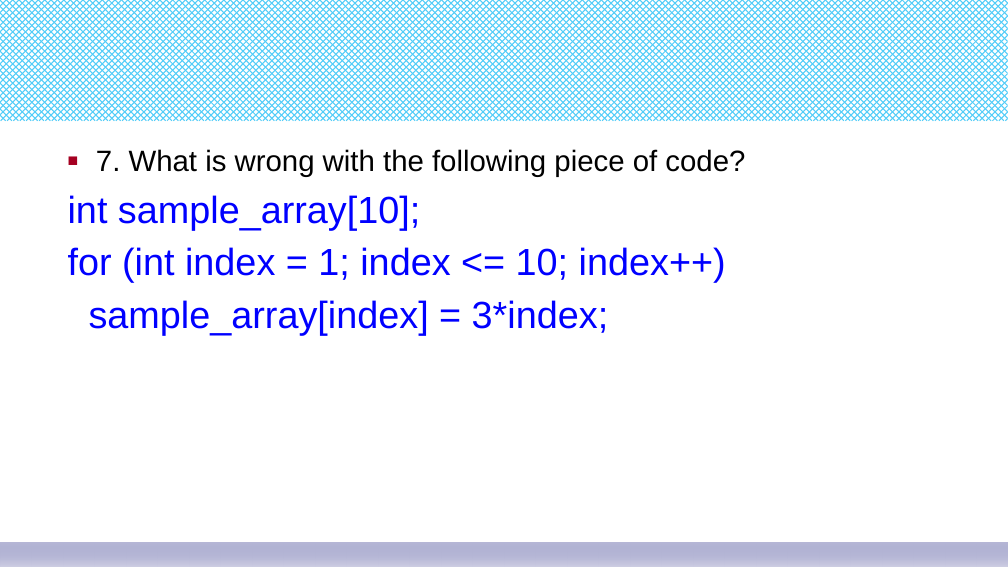
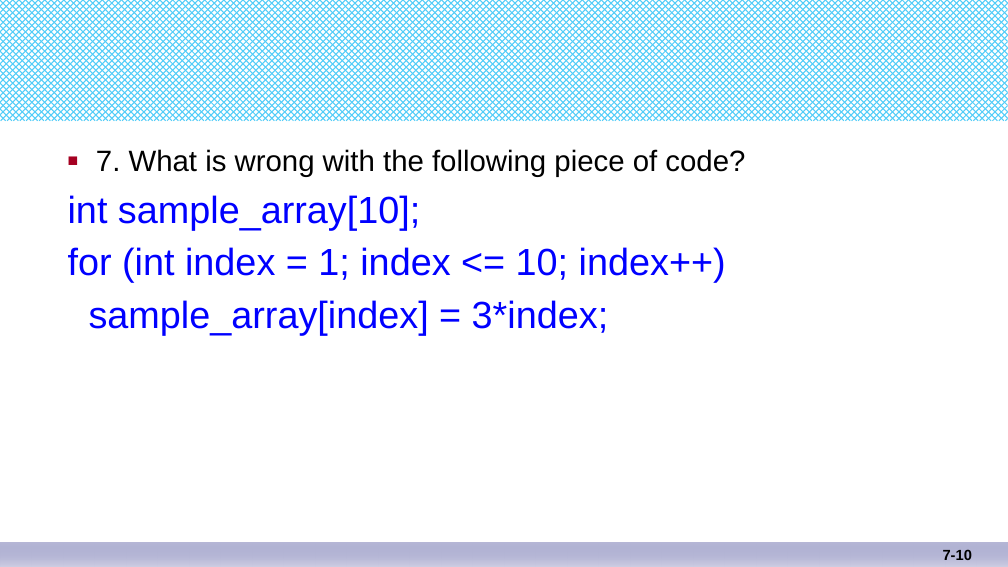
Before and after one commit to djuanbei/CPLUSPLUS, a slide deck: slide 10 of ppt/chapter 7.pptx. Drawn at 1008x567 pixels with LibreOffice and Linux fonts; fonts in the diff are those of the drawing. Boxes give left, top, right and bottom in pixels: in the first picture for what was removed or moved away, otherwise in the second. Text is boxed around its words. In the diff, an @@ line names an element or a change of style, - is before the commit and + after.

```diff
--- a/ppt/chapter 7.pptx
+++ b/ppt/chapter 7.pptx
@@ page number added at bbox=[943, 549, 972, 560], 14 pt, text #000000, bold @@
+7-10
```
Also in this commit, not shown: 25 other slides changed, 2 other files.
